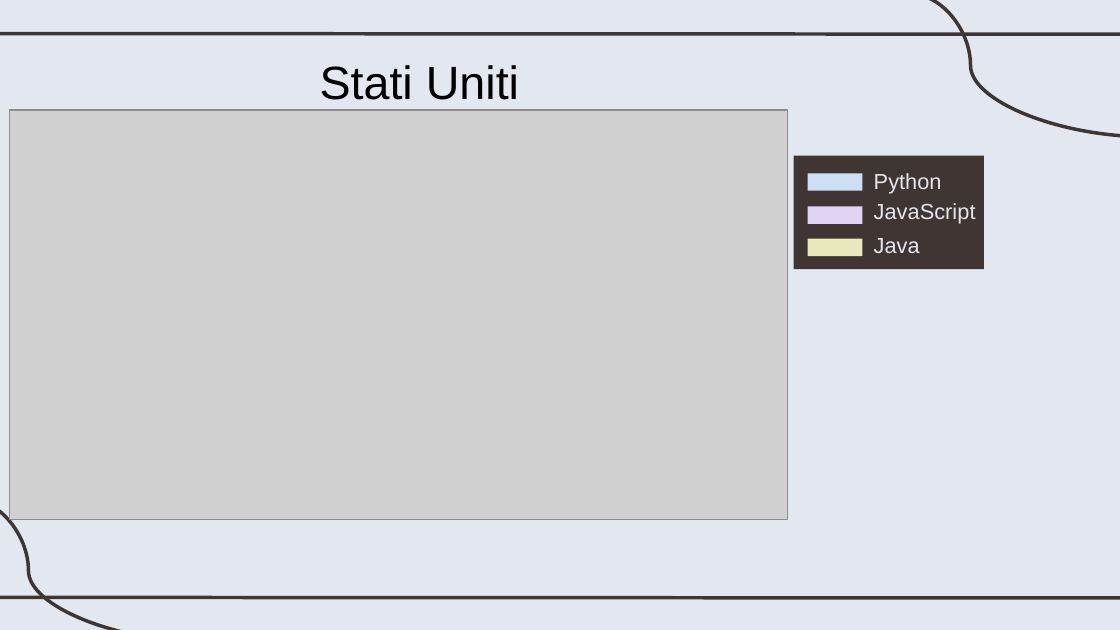
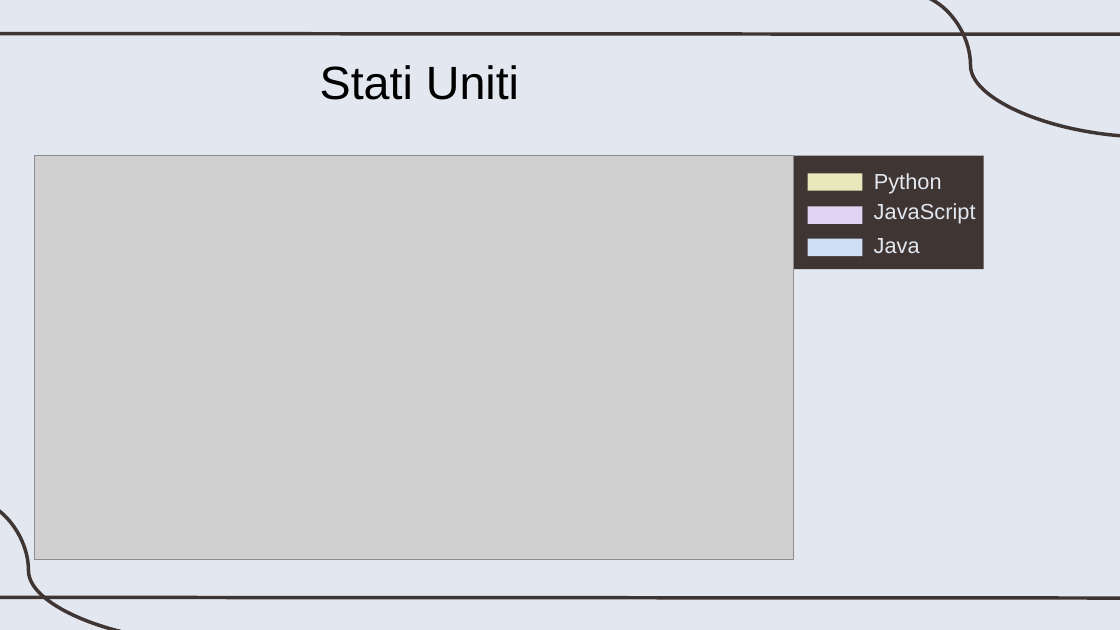
Before and after one commit to Monf11/SciVis, a slide deck: slide 8 of presentazione/LinguaggiDiProgrammazione_1.pptx. Drawn at 1120x630 pixels with LibreOffice and Linux fonts; fonts in the diff are those of the drawing; grey boxes stand for pictures. Boxes give left, top, right and bottom in pixels: in the first picture for what was removed or moved away, otherwise in the second. Text is boxed around its words. In the diff, an @@ line names an element or a change of style, - is before the commit and + after.

```diff
--- a/presentazione/LinguaggiDiProgrammazione_1.pptx
+++ b/presentazione/LinguaggiDiProgrammazione_1.pptx
@@ picture: place and size @@
-picture at bbox=[10, 110, 788, 519]
+picture at bbox=[35, 156, 794, 560]
@@ rectangle at bbox=[808, 174, 862, 192]: fill #CDDFF4 to #E9E8BD @@
@@ rectangle at bbox=[808, 239, 862, 256]: fill #E9E8BD to #CDDFF4 @@
```
Also in this commit, not shown: 9 other slides changed.
